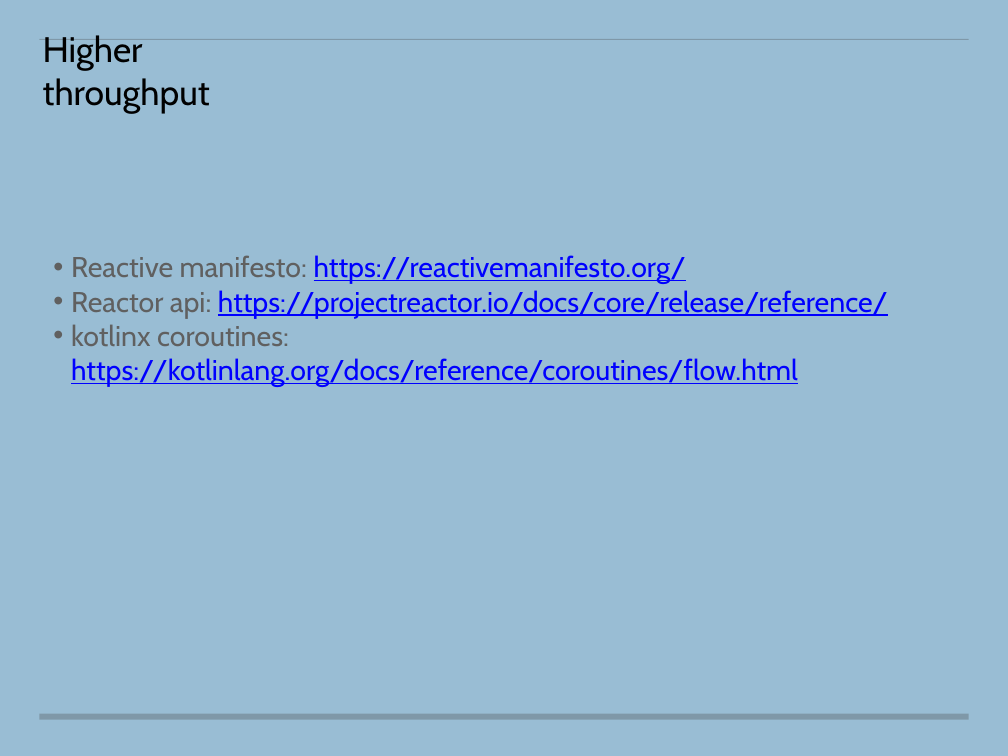
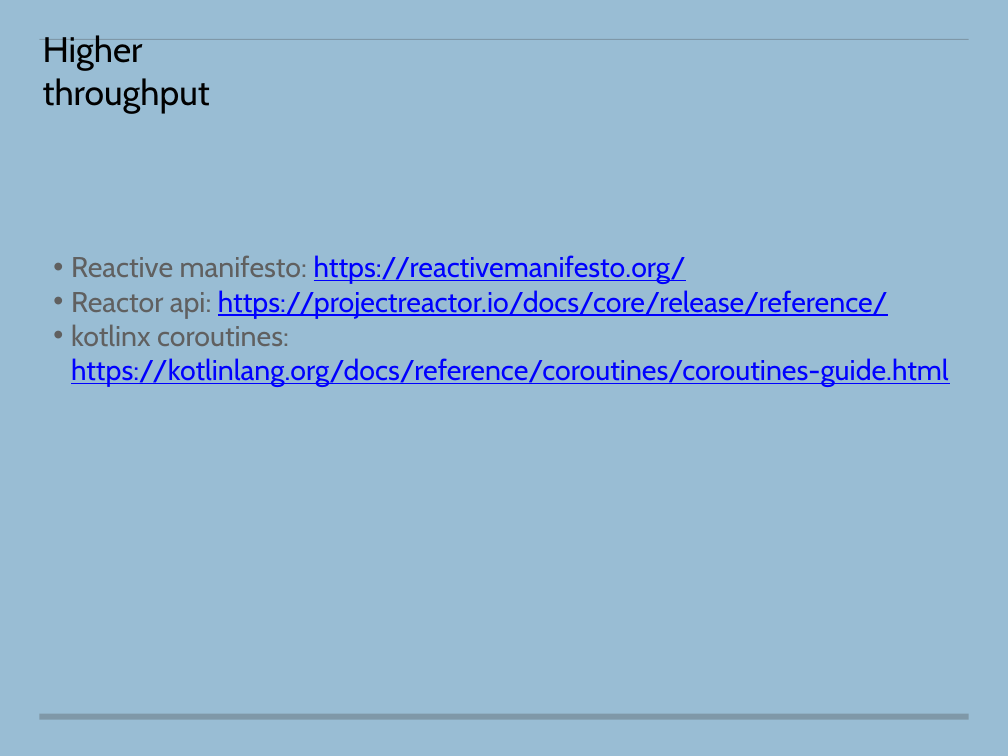
Before and after one commit to ankur4u007/keynotes, a slide deck: slide 12 of blrkotlin-1-8-2020/blrkotlin-1-8-2020.pptx. Drawn at 1008x756 pixels with LibreOffice and Linux fonts; fonts in the diff are those of the drawing. Boxes give left, top, right and bottom in pixels: in the first picture for what was removed or moved away, otherwise in the second. Text is boxed around its words. In the diff, an @@ line names an element or a change of style, - is before the commit and + after.

Commit message:
updated ppt and keynote

```diff
--- a/blrkotlin-1-8-2020/blrkotlin-1-8-2020.pptx
+++ b/blrkotlin-1-8-2020/blrkotlin-1-8-2020.pptx
@@ text at (71,324,949,387): text changed @@
-• kotlinx coroutines: https://kotlinlang.org/docs/reference/coroutines/flow.html
+• kotlinx coroutines: https://kotlinlang.org/docs/reference/coroutines/coroutines-guide.html
```
Also in this commit, not shown: 2 other slides changed, 3 slides added, 1 slide removed.
